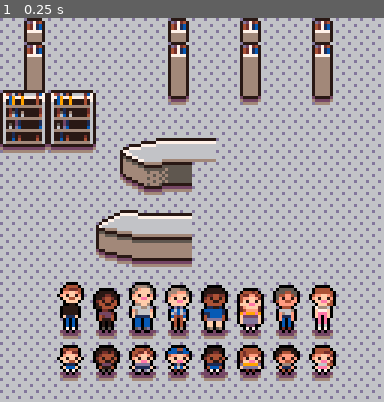
Above: before the commit, frame 1.
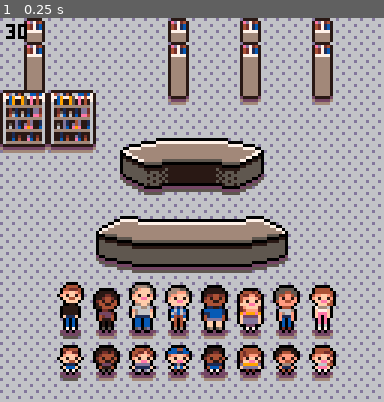
Above: after the commit, the same moment.

Repository: cwrightlibrary/library-game
Game: PICO-8 cartridge library-game.p8
The game is run twice, just before and just after one commit, with the same random seed, the same clock (stepped at 60 frames per second) and the same inputs.
Inputs:
- Up to frame 1 (0.25 s): no input

The runs differ from the first frame. In frame 1, 12% of the frame differs, in the area x 1-84%, y 0-95%.

Commit message:
Add files via upload

Diff:
--- a/library-game.p8
+++ b/library-game.p8
@@ -11,6 +11,7 @@
 function _draw()
  world:draw()
  player:draw()
+ print(stat(7),2,2,0)
 end
 
 function update60()
@@ -26,16 +27,20 @@
 end
 
 function _world()
- world={sp=64,fdesk_f={sp=68,x=40,y=39,w=3,h=3},fdesk_r={sp=71,x=40,y=58,w=3,h=3}}
+ world={sp=64}
  world.draw=function()
-  cls(world.bg1)
+  cls()
   for x=0,15 do
    for y=0,15 do
-    spr(world.sp,x*8,y*8)
+    spr(64,x*8,y*8)
    end
   end
-  map(0,0)
-  mset(8,5,70)
+  map(0,0,0,0)
+  pal(2,0) pal(5,2) pal(11,5) pal(6,11)
+  spr(68,40,40,3,3) spr(68,64,40,3,3,true)
+  spr(71,32,66,3,3) spr(71,72,66,3,3,true)
+  spr(73,56,66,1,3) spr(73,64,66,1,3)
+  _palette()
  end
 end
 
@@ -140,15 +145,21 @@
 
 
 
+…(11 lines of a section not shown)…
 __map__
 0043000000000043000043000043000000000000000000000000000000000000000000000000000000000000000000000000000000000000000000000000000000000000000000000000000000000000000000000000000000000000000000000000000000000000000000000000000000000000000000000000000000000000
 0043000000000043000043000043000000000000000000000000000000000000000000000000000000000000000000000000000000000000000000000000000000000000000000000000000000000000000000000000000000000000000000000000000000000000000000000000000000000000000000000000000000000000
 0053000000000053000053000053000000000000000000000000000000000000000000000000000000000000000000000000000000000000000000000000000000000000000000000000000000000000000000000000000000000000000000000000000000000000000000000000000000000000000000000000000000000000
 4a4b4a4b00000063000063000063000000000000000000000000000000000000000000000000000000000000000000000000000000000000000000000000000000000000000000000000000000000000000000000000000000000000000000000000000000000000000000000000000000000000000000000000000000000000
 5a5b5a5b00000000000000000000000000000000000000000000000000000000000000000000000000000000000000000000000000000000000000000000000000000000000000000000000000000000000000000000000000000000000000000000000000000000000000000000000000000000000000000000000000000000
-6a6b6a6b00444546000000000000000000000000000000000000000000000000000000000000000000000000000000000000000000000000000000000000000000000000000000000000000000000000000000000000000000000000000000000000000000000000000000000000000000000000000000000000000000000000
-0000000000545556000000000000000000000000000000000000000000000000000000000000000000000000000000000000000000000000000000000000000000000000000000000000000000000000000000000000000000000000000000000000000000000000000000000000000000000000000000000000000000000000
-0000000000646566000000000000000000000000000000000000000000000000000000000000000000000000000000000000000000000000000000000000000000000000000000000000000000000000000000000000000000000000000000000000000000000000000000000000000000000000000000000000000000000000
-0000000047484949000000000000000000000000000000000000000000000000000000000000000000000000000000000000000000000000000000000000000000000000000000000000000000000000000000000000000000000000000000000000000000000000000000000000000000000000000000000000000000000000
-0000000057585959000000000000000000000000000000000000000000000000000000000000000000000000000000000000000000000000000000000000000000000000000000000000000000000000000000000000000000000000000000000000000000000000000000000000000000000000000000000000000000000000
-0000000067686969000000000000000000000000000000000000000000000000000000000000000000000000000000000000000000000000000000000000000000000000000000000000000000000000000000000000000000000000000000000000000000000000000000000000000000000000000000000000000000000000
+6a6b6a6b00000000000000000000000000000000000000000000000000000000000000000000000000000000000000000000000000000000000000000000000000000000000000000000000000000000000000000000000000000000000000000000000000000000000000000000000000000000000000000000000000000000
Not shown, changed: 30 lines of the sprite sheet (__gfx__) section of library-game.p8
